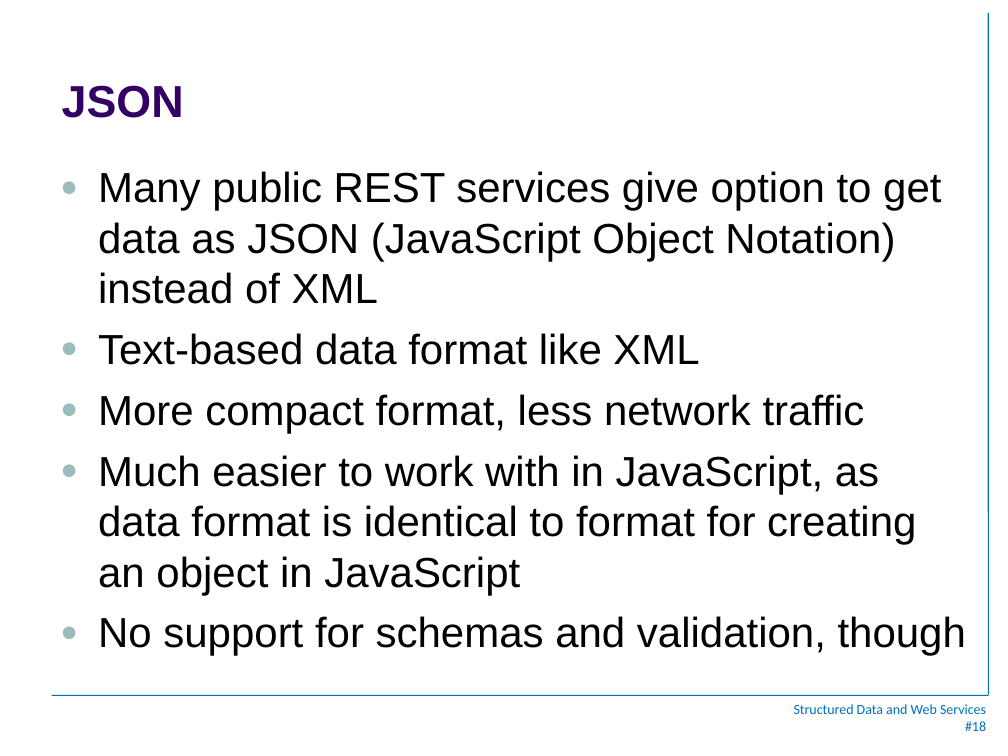
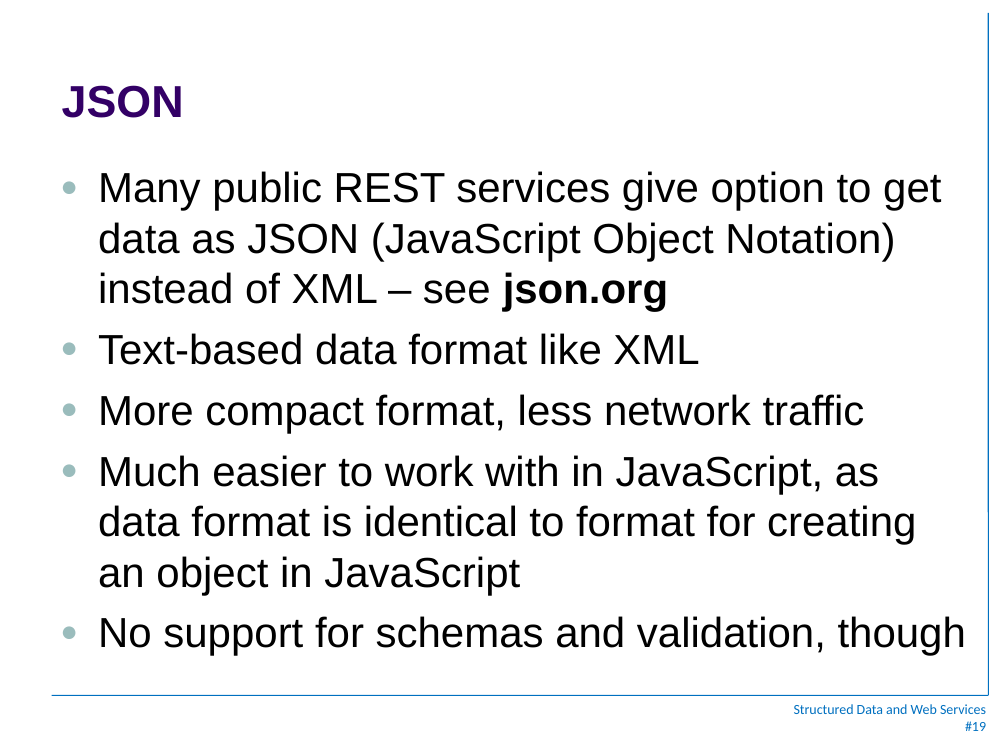
Before and after one commit to jhpaterson/LahtiWebServices, a slide deck: slide 19 of webservices_Lahti.ppt (slide 18 before the commit). Drawn at 1008x756 pixels with LibreOffice and Linux fonts; fonts in the diff are those of the drawing; background and template pictures are left out. Boxes give left, top, right and bottom in pixels: in the first picture for what was removed or moved away, otherwise in the second. Text is boxed around its words. In the diff, an @@ line names an element or a change of style, - is before the commit and + after.

```diff
--- a/webservices_Lahti.ppt
+++ b/webservices_Lahti.ppt
@@ text at (98,171,941,311): text changed @@
-● Many public REST services give option to get data as JSON (JavaScript Object Notation) instead of XML
+● Many public REST services give option to get data as JSON (JavaScript Object Notation) instead of XML – see json.org
@@ text at (965,721,986,731): text changed @@
-#18
+#19
```
Also in this commit, not shown: 5 other slides changed, 1 slide added, 32 other files.
